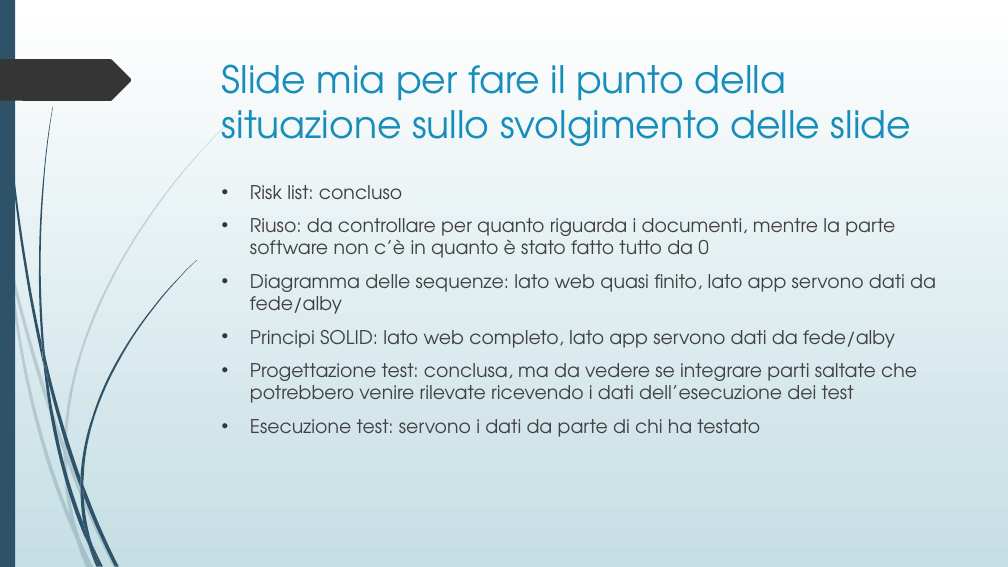
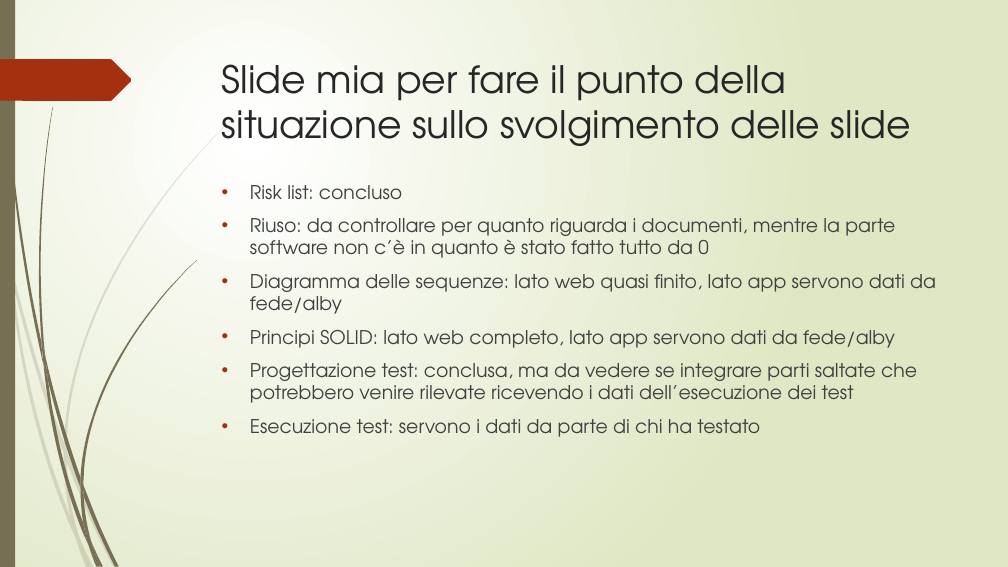
Before and after one commit to lpleo/Ingegneria_Software_2014, a slide deck: slide 1 of Slide/Slide Sparta.pptx. Drawn at 1008x567 pixels with LibreOffice and Linux fonts; fonts in the diff are those of the drawing. Boxes give left, top, right and bottom in pixels: in the first picture for what was removed or moved away, otherwise in the second. Text is boxed around its words. In the diff, an @@ line names an element or a change of style, - is before the commit and + after.

```diff
--- a/Slide/Slide Sparta.pptx
+++ b/Slide/Slide Sparta.pptx
@@ background gradient #FFFFFF to #C5DEE5 to gradient #FFFFFF to #DFE8C4 @@
@@ freeform shape at (x1=2, y1=0, x2=43, y2=364): fill #2E5369 to #766F54; outline redrawn @@
@@ freeform shape at (x1=0, y1=59, x2=132, y2=101): fill #353535 to #A53010 @@
@@ title "Slide mia per fare il ..." at (x1=222, y1=64, x2=911, y2=146): text colour #178DBB to #262626 @@
@@ fill #2E5369 to #766F54 in 12 elements at (x1=45, y1=357, x2=80, y2=488), (x1=83, y1=485, x2=119, y2=566), (x1=43, y1=361, x2=88, y2=546), (x1=92, y1=544, x2=104, y2=567), (x1=42, y1=340, x2=48, y2=382), (x1=80, y1=260, x2=197, y2=485), (x1=88, y1=546, x2=98, y2=567), (x1=80, y1=488, x2=91, y2=544), (x1=80, y1=477, x2=83, y2=496), (x1=83, y1=523, x2=101, y2=566), (x1=0, y1=0, x2=15, y2=567), (x1=39, y1=107, x2=53, y2=357) @@
@@ text "Risk list: concluso" at (x1=250, y1=185, x2=936, y2=437): bullet colour #353535 to #A53010 @@
@@ fill #2E5369 at 20% opacity to #766F54 at 20% opacity in 10 elements at (x1=0, y1=213, x2=8, y2=265), (x1=11, y1=261, x2=64, y2=453), (x1=67, y1=451, x2=117, y2=567), (x1=79, y1=538, x2=94, y2=567), (x1=8, y1=265, x2=76, y2=540), (x1=64, y1=453, x2=79, y2=538), (x1=64, y1=116, x2=236, y2=451), (x1=76, y1=540, x2=90, y2=567), (x1=64, y1=443, x2=67, y2=461), (x1=70, y1=516, x2=90, y2=567) @@
```
Also in this commit, not shown: 12 other slides changed, 6 slides added, 6 slides removed, 3 other files.
